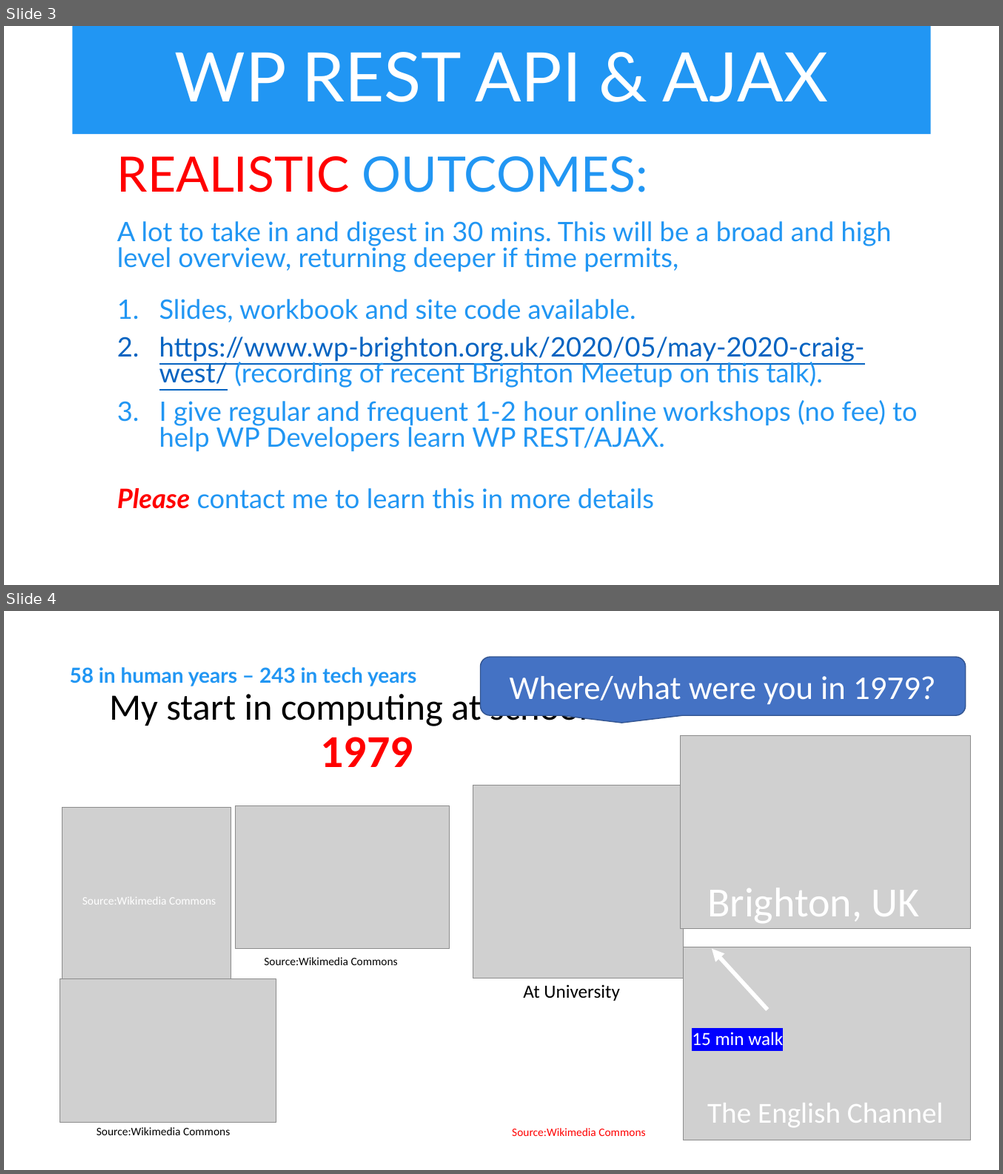
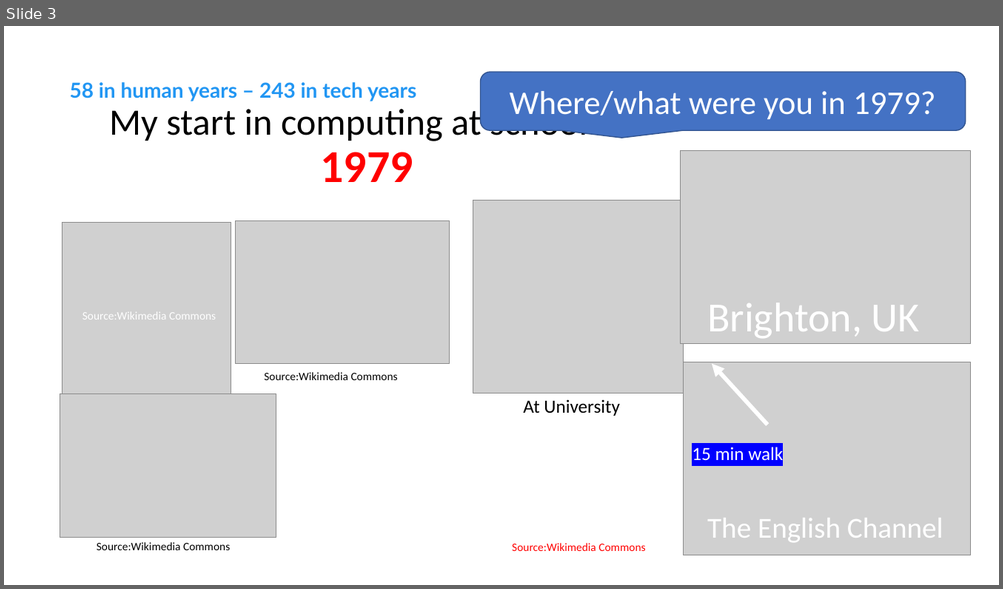
Before and after one commit to iwswordpress/rest, a slide deck: rest-api-workshop.pptx. Shown one above the other, each under a label of ours: slides 3 and 4 before the commit, slide 3 after it. The pictures are 1003x1174 and 1003x589 pixels, drawn with LibreOffice and Linux fonts; fonts in the diff are those of the drawing; grey boxes stand for pictures. Boxes give left, top, right and bottom in pixels: in the first picture for what was removed or moved away, otherwise in the second. Text is boxed around its words. In the diff, an @@ line names an element or a change of style, - is before the commit and + after.

```diff
--- a/rest-api-workshop.pptx
+++ b/rest-api-workshop.pptx
@@ slide 3 removed at (4,26,999,585), background #FFFFFF @@
@@ title removed at (73,26,930,134) @@
-WP REST API & AJAX
@@ text removed at (117,156,916,509) @@
-  REALISTIC OUTCOMES:
-  A lot to take in and digest in 30 mins. This will be a broad and high level overview, returning deeper if time permits,
-  1. Slides, workbook and site code available.
-  2. https://www.wp-brighton.org.uk/2020/05/may-2020-craig-west/ (recording of recent Brighton Meetup on this talk).
-  3. I give regular and frequent 1-2 hour online workshops (no fee) to help WP Developers learn WP REST/AJAX.
-  Please contact me to learn this in more details
@@ what was slide 4 is now slide 3 @@
```
Also in this commit, not shown: 5 slides changed, 1 other slide removed, 4 other files.
